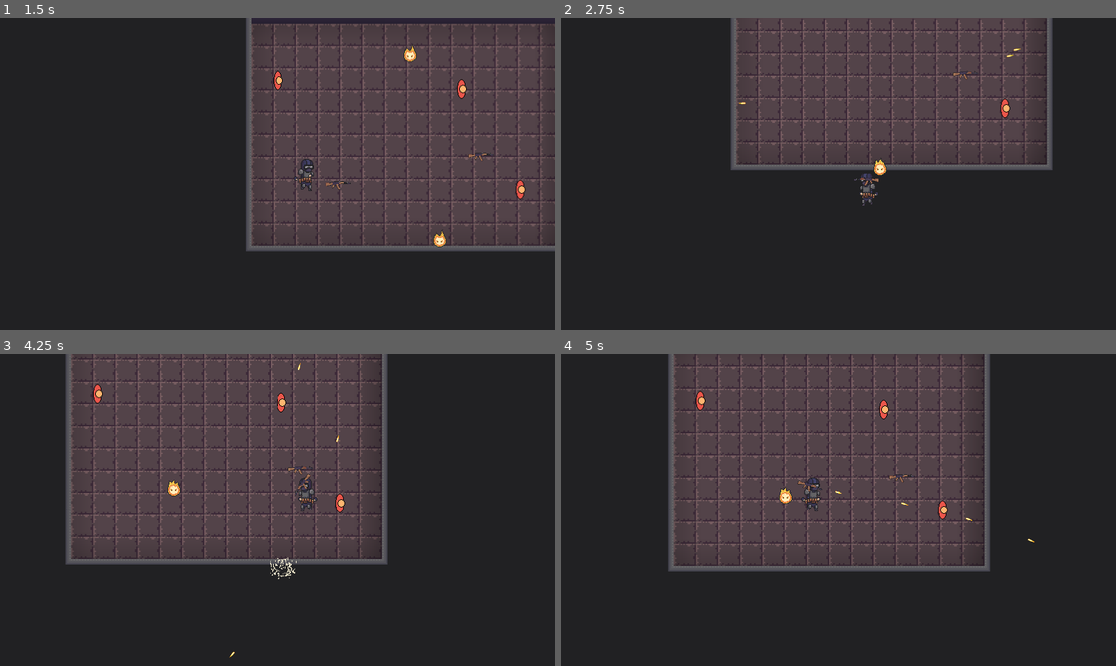
Above: before the commit, frames 1-4 (two rows, left to right).
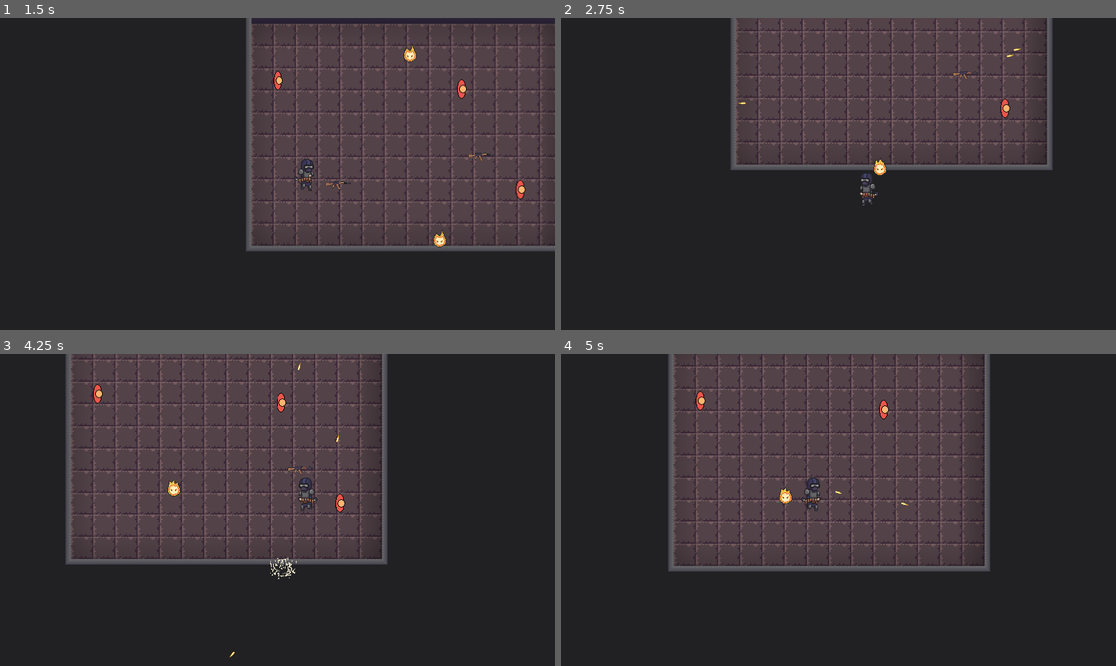
Above: after the commit, the same moments.

Repository: JaRiex11/thegame
Game: Godot game, scene res://scenes/MainMenu.tscn
Two runs of this game, one before a commit and one after it. Both use one fixed random seed, a clock stepped at 60 frames per second and the inputs below.
Inputs (mouse positions are in pixels of both pictures, inside the frame that each line leads up to):
- Up to frame 1 (1.5 s): click "ИГРАТЬ" at 0.5 s; move the mouse to (399, 158) at 1.27 s; press the mouse at (399, 158) at 1.28 s; hold D (right) from 1.28 s (still down)
- Up to frame 2 (2.75 s): tap Space (jump) at 1.52, 2.27 s; move the mouse to (727, 189) at 2.02 s; release D (right) at 2.03 s; release the mouse at (727, 189) at 2.03 s; hold S (down) from 2.03 s (still down); click (727, 189) at 2.1 s
- Up to frame 3 (4.25 s): move the mouse to (333, 441) at 2.77 s; release S (down) at 2.78 s; press the mouse at (333, 441) at 2.78 s; hold D (right) 2.78-3.53 s; move the mouse to (249, 572) at 3.52 s; release the mouse at (249, 572) at 3.53 s; hold W (up) from 3.53 s (still down); click (249, 572) at 3.6 s; tap Space (jump) at 3.77 s
- Up to frame 4 (5 s): move the mouse to (1005, 556) at 4.27 s; release W (up) at 4.28 s; press the mouse at (1005, 556) at 4.28 s; hold A (left) from 4.28 s (still down); tap Space (jump) at 4.52 s

Frame 1 is identical in both runs. In frame 2, less than 0.1% of the frame differs, in the area x 52-58%, y 51-54%; in frame 3, less than 0.1%; in frame 4, 0.2%, in the area x 42-86%, y 38-61%.
Error before the commit: Invalid call. Nonexistent function 'update_ammo' in base 'Node2D (ak_74.gd)'. (res://main_character.gd:139)

Commit message:
bag fixes

Diff:
--- a/enemy_1.gd
+++ b/enemy_1.gd
@@ -7,7 +7,7 @@
 func _physics_process(delta: float) -> void:
 	pass
 
-func take_damage(damage, owner):
+func take_damage(damage, owner, kb_force):
 	health -= damage
 	if health <= 0:
 		die()
--- a/scenes/based_scenes/Weapon.tscn
+++ b/scenes/based_scenes/Weapon.tscn
@@ -7,9 +7,7 @@
 texture_repeat = 1
 script = ExtResource("1_og7uq")
 
-[node name="Pivot" type="Node2D" parent="."]
-
-[node name="InHandSprite" type="Sprite2D" parent="Pivot"]
+[node name="InHandSprite" type="Sprite2D" parent="."]
 
 [node name="OnGroundSprite" type="Sprite2D" parent="."]
 
--- a/scenes/based_scenes/weapon.gd
+++ b/scenes/based_scenes/weapon.gd
@@ -30,7 +30,7 @@
 
 # Спрайты и позиции
 @onready var ground_sprite: Sprite2D = $OnGroundSprite
-@onready var hand_sprite: Sprite2D = $Pivot/InHandSprite
+@onready var hand_sprite: Sprite2D = $InHandSprite
 @onready var shoot_point = $ShootPoint
 @onready var collision := $Area2D/CollisionPolygon2D
 
@@ -153,3 +153,7 @@
 	emit_signal("ammo_updated", current_ammo, total_ammo)
 	current_state = WeaponState.IDLE
 	emit_signal("state_changed", current_state)
+
+func update_ammo(new_ammo: int): # Нужно при подборе патронов для оружия
+	total_ammo += new_ammo
+	total_ammo = min(total_ammo, max_ammo)
--- a/scenes/weapons/ak_74.tscn
+++ b/scenes/weapons/ak_74.tscn
@@ -20,17 +20,6 @@
 magazine_size = 30
 max_ammo = 60
 
-[node name="Pivot" parent="." index="0"]
-position = Vector2(-4, 3)
-
-[node name="InHandSprite" parent="Pivot" index="0"]
-visible = false
-rotation = -1.5708
-texture = ExtResource("4_8t5mj")
-flip_h = true
-region_enabled = true
-region_rect = Rect2(64, 176, 25, 73)
-
 [node name="OnGroundSprite" parent="." index="1"]
 rotation = -1.5708
 texture = SubResource("AtlasTexture_tabce")
